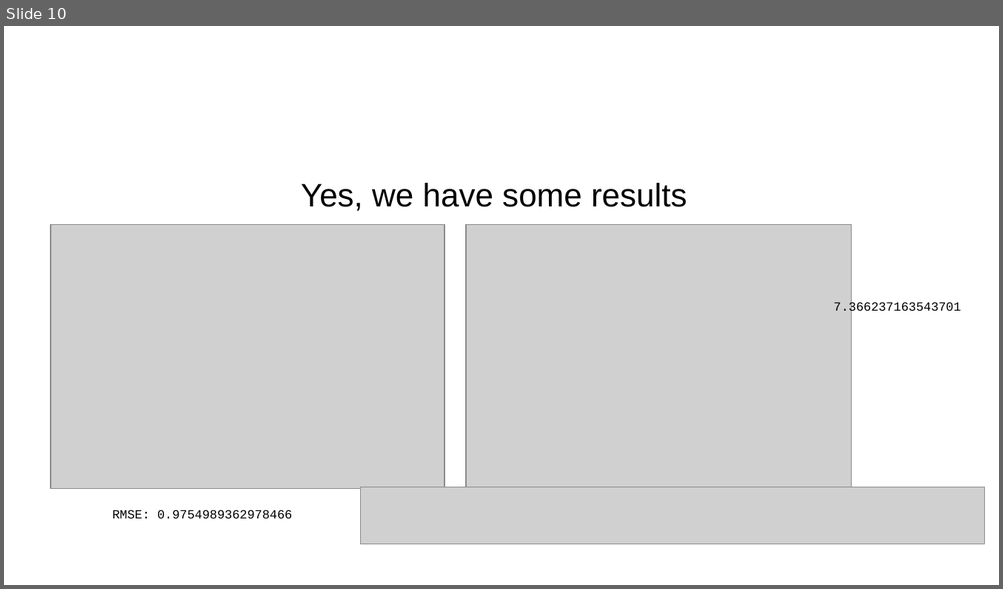
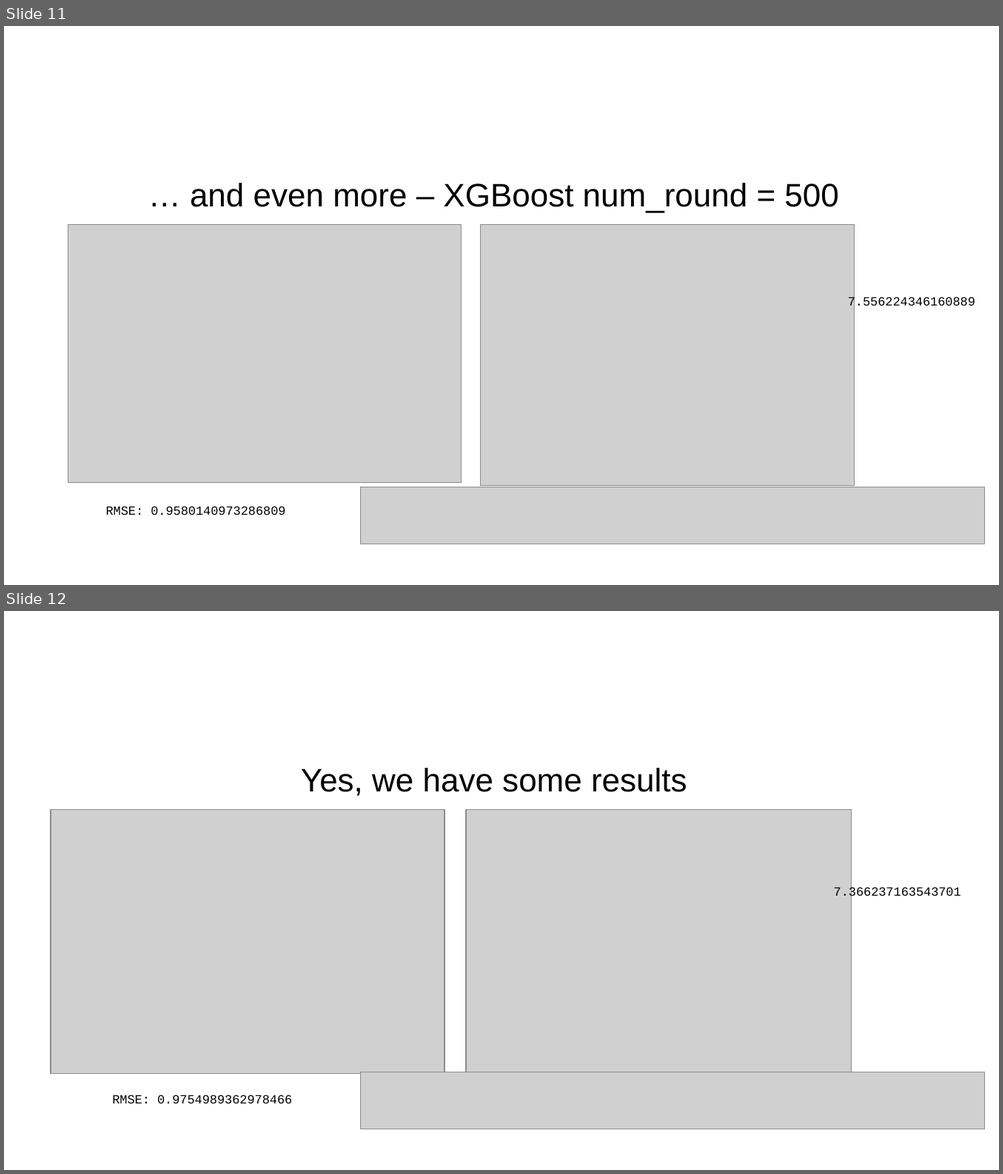
Before and after one commit to jgo-DA/Project-Movies_Team-Darmstadt, a slide deck: docs/Team-Darmstadt_Movies-Project_Presentation.odp. Shown one above the other, each under a label of ours: slide 10 before the commit, slides 11 and 12 after it. The pictures are 1003x589 and 1003x1174 pixels, drawn with LibreOffice and Linux fonts; fonts in the diff are those of the drawing; grey boxes stand for pictures; background and template pictures are left out. Boxes give left, top, right and bottom in pixels: in the first picture for what was removed or moved away, otherwise in the second. Text is boxed around its words. In the diff, an @@ line names an element or a change of style, - is before the commit and + after.

```diff
--- a/docs/Team-Darmstadt_Movies-Project_Presentation.odp
+++ b/docs/Team-Darmstadt_Movies-Project_Presentation.odp
@@ slide 11 added at box(4, 26, 999, 585), background #FFFFFF @@
@@ title added at box(54, 47, 747, 140), 35.7 pt, text #FFFFFF @@
+Results
@@ subtitle added at box(190, 183, 838, 213), 26 pt, text #000000 @@
+… and even more – XGBoost num_round = 500
@@ picture added at box(68, 224, 461, 483) @@
@@ picture added at box(481, 224, 855, 486) @@
@@ text added at box(848, 296, 975, 309), 10 pt, text #000000 @@
+7.556224346160889
@@ picture added at box(361, 487, 985, 545) @@
@@ text added at box(106, 506, 285, 515), 10 pt, text #000000 @@
+RMSE: 0.9580140973286809
@@ what was slide 10 is now slide 12 @@
```
Also in this commit, not shown: 1 other slide added, 1 other file.
